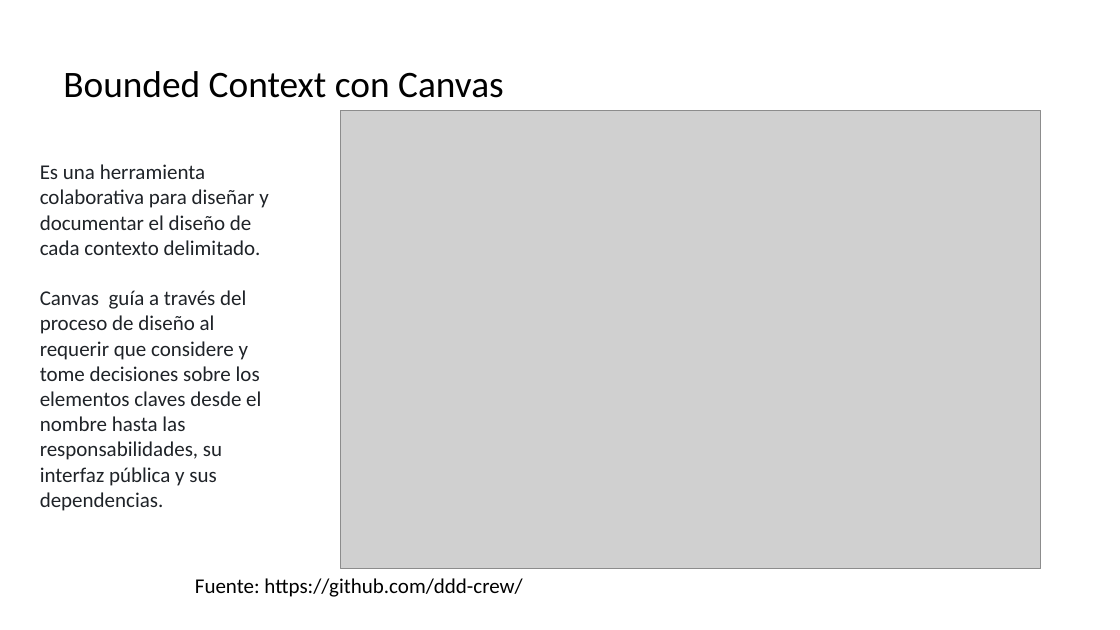
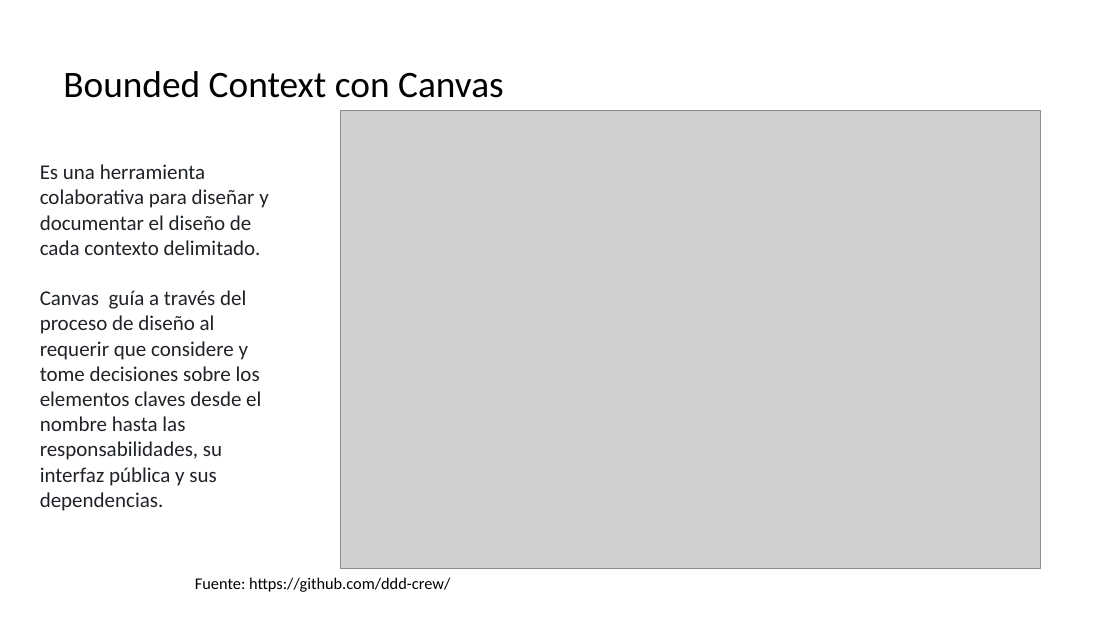
Before and after one commit to CesarLopez-Profe/Arquitectura-de-Software, a slide deck: slide 21 of Slides/9_DDD_Diseño.pptx (slide 19 before the commit). Drawn at 1120x630 pixels with LibreOffice and Linux fonts; fonts in the diff are those of the drawing; grey boxes stand for pictures; background and template pictures are left out. Boxes give left, top, right and bottom in pixels: in the first picture for what was removed or moved away, otherwise in the second. Text is boxed around its words. In the diff, an @@ line names an element or a change of style, - is before the commit and + after.

Commit message:
Microservicios & Domain Design DDD_2

```diff
--- a/Slides/9_DDD_Diseño.pptx
+++ b/Slides/9_DDD_Diseño.pptx
@@ text "Fuente: https://github.com/ddd-crew/" at <box>195,577,450,592</box>: size 18 to 14 pt @@
```
Also in this commit, not shown: 5 other slides changed, 5 slides added.
